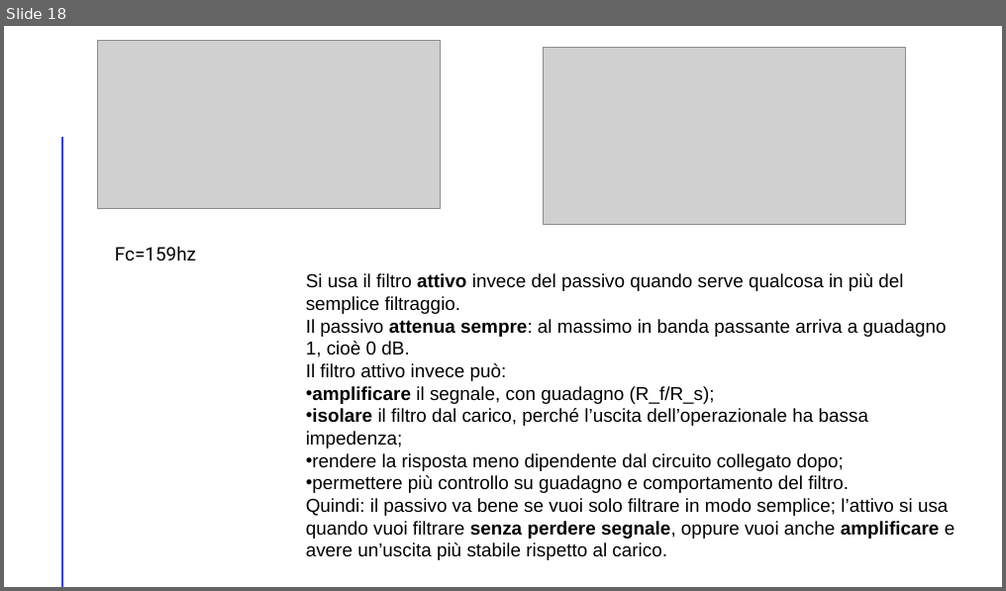
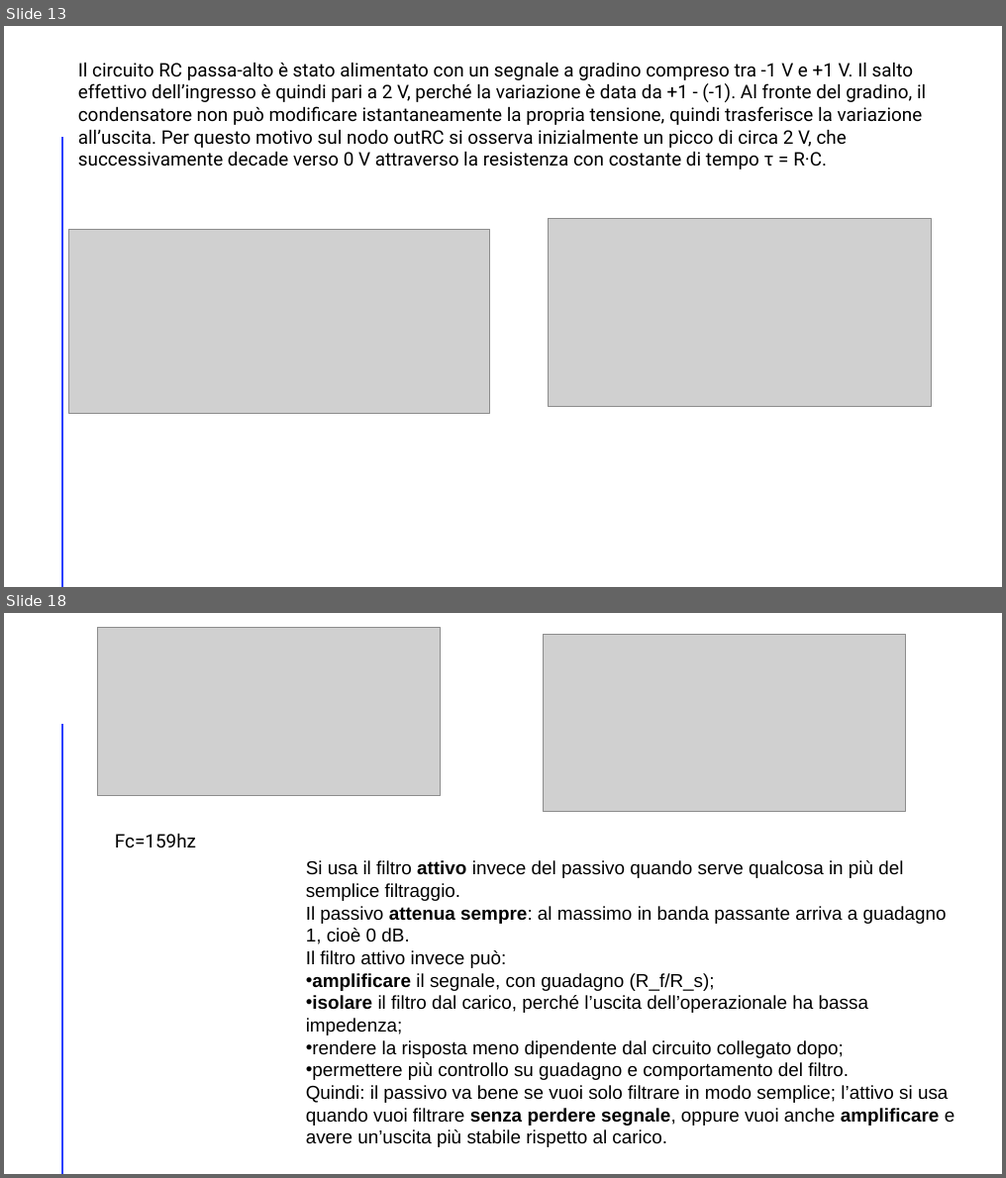
Before and after one commit to RiccardoSC2050/Progetto-sistemi-elettronici, a slide deck: presentazione/presentazione.pptx. Shown one above the other, each under a label of ours: slide 18 before the commit, slides 13 and 18 after it; the slides between them are not shown. The pictures are 1006x591 and 1006x1178 pixels, drawn with LibreOffice and Linux fonts; fonts in the diff are those of the drawing; grey boxes stand for pictures. Boxes give left, top, right and bottom in pixels: in the first picture for what was removed or moved away, otherwise in the second. Text is boxed around its words. In the diff, an @@ line names an element or a change of style, - is before the commit and + after.

```diff
--- a/presentazione/presentazione.pptx
+++ b/presentazione/presentazione.pptx
@@ slide 13 added at <box>4,26,1002,587</box>, background #FFFFFF; not listed: 1 template element that a slide beside it also shows @@
@@ text added at <box>78,62,926,170</box>, 18 pt, text #000000 @@
+Il circuito RC passa-alto è stato alimentato con un segnale a gradino compreso tra -1 V e +1 V. Il salto effettivo dell’ingresso è quindi pari a 2 V, perché la variazione è data da +1 - (-1). Al fronte del gradino, il condensatore non può modificare istantaneamente la propria tensione, quindi trasferisce la variazione all’uscita. Per questo motivo sul nodo outRC si osserva inizialmente un picco di circa 2 V, che successivamente decade verso 0 V attraverso la resistenza con costante di tempo τ = R·C.
@@ picture added at <box>68,230,490,414</box> @@
@@ picture added at <box>548,219,931,407</box> @@
```
Also in this commit, not shown: 10 slides changed, 4 other slides added, 2 slides removed, 11 other files.
